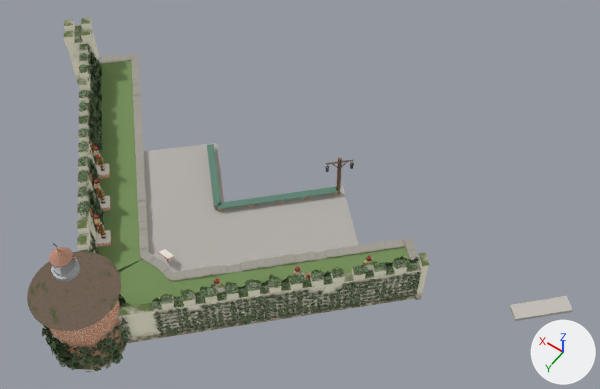
What one commit did to the Blender file models/AR_MagischeKlok/AR_MagischeKlok_baked.blend.
Rendered twice from a 50 mm lens placed at (-21.3, 10.9, 39.2), pointed at (-5.6, -11.0, 4.7). The lights are fixed; the arrows at lower right show +X, +Y and +Z. The older version comes first.

Names of what the first picture shows: 'BAKE_baksteen_detail', 'BAKE_baksteen_toren', 'BAKE_klimop', 'BAKE_leien', 'BAKE_steen', 'BAKE_stuc_N', 'BAKE_stuc_W', 'MK_bankjes__hout', 'MK_lantaarn__paal', 'MK_paden__padklinker', 'MK_plein__klinker', 'MK_verhoging__gras' and 6 more.
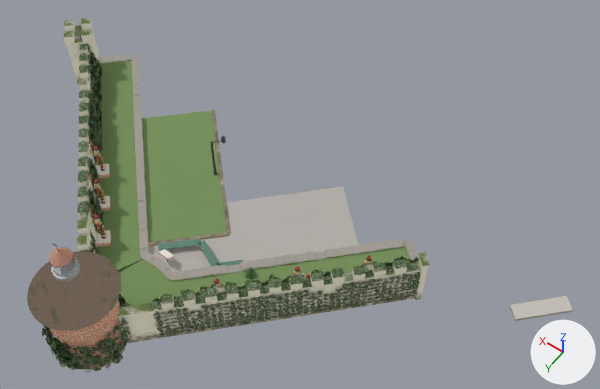
Changed parts and their boxes (x1, y1, x2, y2) in the pictures (600 x 389 px; the box of a moved part takes in the faces that stretch with it):
'MK_plein__gras', added (green): after (142, 111, 227, 242)
'MK_bankjes__hout', reshaped: before (207, 144, 339, 209); after (158, 238, 243, 266)
'BAKE_baksteen_detail', reshaped: before (97, 168, 338, 247); after (97, 110, 230, 267)
'MK_lantaarn__paal', deleted: before (326, 157, 354, 195)
'MK_bankjes__haag', added: after (245, 268, 256, 279)
part 1 of me_mk_plein__klinker, moved or reshaped: before (144, 143, 246, 267); after (148, 206, 246, 267)
part 2 of me_mk_bankjes__hout, added (green): after (158, 238, 243, 266)
part 3 of me_mk_bankjes__hout, deleted: before (207, 144, 339, 209)
part 4 of me_bake_baksteen_detail, built on: after (148, 110, 230, 246)

The change, as a diff of the scene's bpy script:
```diff
--- a/models/AR_MagischeKlok/AR_MagischeKlok_baked.blend.py
+++ b/models/AR_MagischeKlok/AR_MagischeKlok_baked.blend.py
@@ mat_mat_haag @@
+mat_mat_haag = principled_material('MAT_haag')
+mat_mat_haag.base_color = (0.1, 0.2, 0.08)  # dark green #597c50
+mat_mat_haag.roughness = 0.9
@@ me_mk_plein__klinker @@
 # used by ob_mk_plein__klinker; location = (0.0, 0.0, 0.0)
-me_mk_plein__klinker.from_pydata(...)  # 16 vertices, 14 faces; spans x -8.7..6.5, y -15.9..-4.9, z 0.1
+me_mk_plein__klinker.from_pydata(...)  # 15 vertices, 13 faces; spans x -8.7..1.6, y -15.9..-4.9, z 0.1
+# me_mk_plein__klinker part 1
+# 3 vertices are removed from x 3.1..6.5, y -14.3..-7.7, z 0.1
+# 10 faces are deleted
+# 2 vertices are added at (1.6, -5.8, 0.1), (-1.9, -9.2, 0.1)
+# 9 new faces join them
 me_mk_plein__klinker.materials.append(mat_mat_klinker)
@@ me_mk_bankjes__hout @@
 # used by ob_mk_bankjes__hout; location = (0.0, 0.0, 0.0)
-me_mk_bankjes__hout.from_pydata(...)  # 48 vertices, 52 faces; spans x -5.41..3.28, y -15.49..-10.06, z 0.42..0.48
+me_mk_bankjes__hout.from_pydata(...)  # 72 vertices, 78 faces; spans x -4.05..0.79, y -8.11..-5.89, z 0.42..0.48
+# me_mk_bankjes__hout part 2: 72 vertices added at x -4.05..0.79, y -8.11..-5.89, z 0.42..0.48
+# me_mk_bankjes__hout part 3: 48 vertices removed from x -5.41..3.28, y -15.49..-10.06, z 0.42..0.48
 me_mk_bankjes__hout.materials.append(mat_mat_hout)
@@ me_bake_baksteen_detail @@
 # used by ob_bake_baksteen_detail; location = (0.0, 0.0, 0.0)
-me_bake_baksteen_detail.from_pydata(...)  # 120 vertices, 78 faces; spans x -10.6..7.4, y -15.4..-4.1, z -0.5..0.8
+me_bake_baksteen_detail.from_pydata(...)  # 136 vertices, 97 faces; spans x -10.6..7.4, y -16.3..-4.1, z -0.5..0.8
+# me_bake_baksteen_detail part 4: 2 vertices moved from x 0.9..1.9, y -12.7..-11.2, z 0.0 to x -1.9, y -9.3..-9.1, z 0.0; 14 vertices removed from x 0.7..2.2, y -12.7..-11.2, z 0.0..0.4; 38 vertices added at x -1.9..5.1, y -16.3..-5.8, z 0.0..0.2
+# other edits to the shape of me_bake_baksteen_detail do not show in these pictures
 me_bake_baksteen_detail.materials.append(mat_bake_baksteen_detail)
@@ me_mk_bankjes__haag @@
+me_mk_bankjes__haag.from_pydata(...)  # 58 vertices, 70 faces; spans x -5.0..-4.36, y -7.911..-7.287, z 0.1..1.08
+me_mk_bankjes__haag.materials.append(mat_mat_haag)  # dark green #597c50
@@ me_mk_plein__gras @@
+me_mk_plein__gras.from_pydata([(1.56, -5.83, 0.14), (8.48, -12.92, 0.14), (5.05, -16.27, 0.14), (-1.87, -9.19, 0.14)], [], [(0, 3, 2, 1)])
+me_mk_plein__gras.materials.append(mat_mat_gras)  # green #769059
@@ ob_mk_lantaarn__paal @@
-ob_mk_lantaarn__paal = bpy.data.objects.new('MK_lantaarn__paal', me_mk_lantaarn__paal)
-ob_mk_lantaarn__paal.location = (0.0, 0.0, 0.0)
@@ ob_mk_bankjes__haag @@
+ob_mk_bankjes__haag = bpy.data.objects.new('MK_bankjes__haag', me_mk_bankjes__haag)
+ob_mk_bankjes__haag.location = (0.0, 0.0, 0.0)
@@ ob_mk_plein__gras @@
+ob_mk_plein__gras = bpy.data.objects.new('MK_plein__gras', me_mk_plein__gras)
+ob_mk_plein__gras.location = (0.0, 0.0, 0.0)
```
